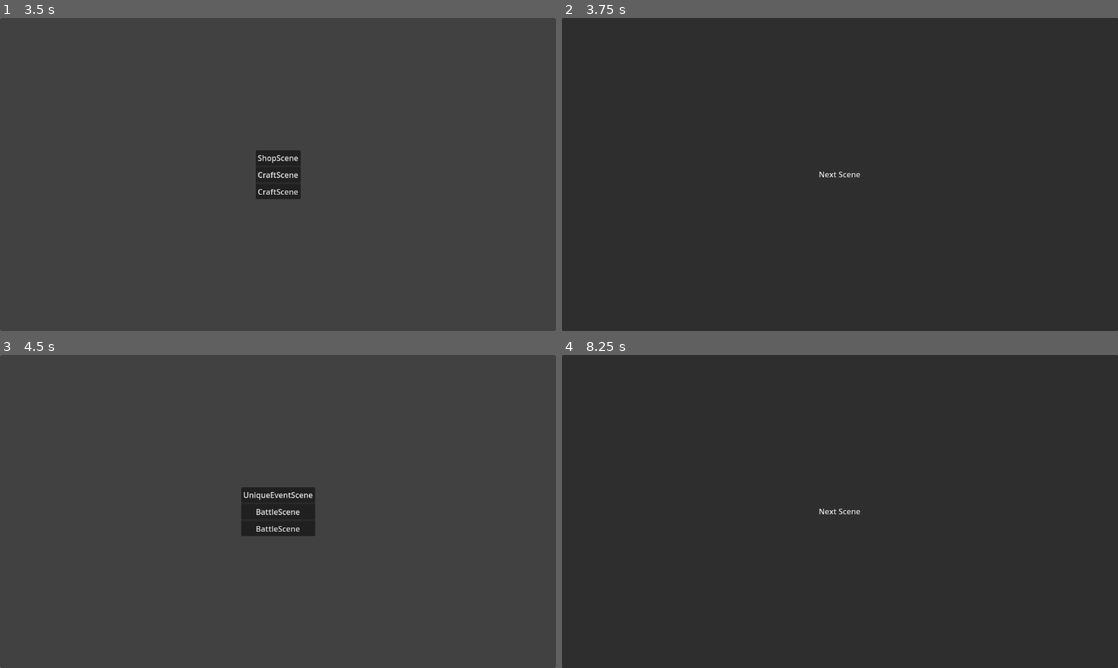
Above: before the commit, frames 1-4 (two rows, left to right).
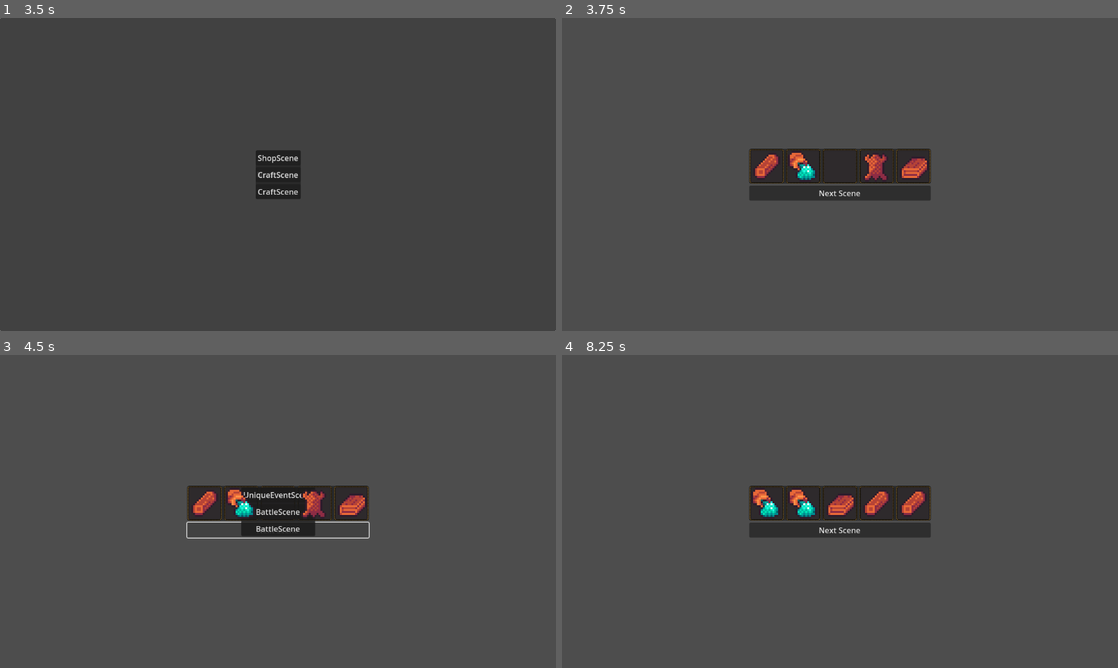
Above: after the commit, the same moments.

Repository: Moonlit-Cafe/MLCProject1
Game: Godot game, scene res://scenes/main.tscn
The game is run twice, just before and just after one commit, with the same random seed, the same clock (stepped at 60 frames per second) and the same inputs.
Inputs:
- Up to frame 1 (3.5 s): click "BattleScene" at 0.5 s; click "Battle" at 1.25 s; click "UniqueEventScene" at 2 s; click "Next Scene" at 2.75 s
- Up to frame 2 (3.75 s): click "ShopScene" at 3.5 s
- Up to frame 3 (4.5 s): click "Next Scene" at 4.25 s
- Up to frame 4 (8.25 s): click "UniqueEventScene" at 5 s; click "Next Scene" at 5.75 s; click "BattleScene" at 6.5 s; click "Battle" at 7.25 s; click "ShopScene" at 8 s

Frame 1 is identical in both runs. In frame 2, 96% of the frame differs, in the area x 0-100%, y 0-100%; in frame 3, 1.9%; in frame 4, 96%.

Commit message:
Shop Scene Added
Made the shop scene functional in that it can generate random items and then you can move said items to inventory . . . so more like free item generator right now.

Diff:
--- a/autoloads/inventory/craft_manager.gd
+++ b/autoloads/inventory/craft_manager.gd
@@ -200,6 +200,9 @@
 		return {}
 
 	return recipe
+
+func get_compendium_size() -> int:
+	return item_compendium.item_reference.size()
 #endregion
 
 ## Grabs the specific portion of the texture to then set to the ItemNode's texture
@@ -210,4 +213,3 @@
 	return_texture.atlas = texture_atlas
 	return_texture.region = Rect2(pos * texture_grid_size, texture_grid_size)
 	return return_texture
-#endregion
--- a/mechanics/inventory/item_node.gd
+++ b/mechanics/inventory/item_node.gd
@@ -175,12 +175,13 @@
 	position = Vector2.ZERO
 
 func _swap_with_slot(slot: InventorySlot) -> void:
-	var other_item = slot.take_item()
+	var other_item = slot.held_item
 	var original_parent = get_parent()
 
 	_move_to_slot(slot)
 
 	if other_item and original_parent:
+		other_item.get_parent().remove_child(other_item)
 		original_parent.add_child(other_item)
 		other_item.position = Vector2.ZERO
 
--- a/mechanics/items/item_compendium.tres
+++ b/mechanics/items/item_compendium.tres
@@ -1,23 +1,12 @@
-[gd_resource type="Resource" script_class="ItemCompendium" load_steps=13 format=3 uid="uid://c1eci1cb46wlw"]
+[gd_resource type="Resource" script_class="ItemCompendium" load_steps=2 format=3 uid="uid://c1eci1cb46wlw"]
 
 [ext_resource type="Script" uid="uid://50a7am8a0d5o" path="res://mechanics/items/res_def/item_compendium.gd" id="1_8owe3"]
-[ext_resource type="Script" uid="uid://dca1q5xvjoikt" path="res://mechanics/items/res_def/equippable_item.gd" id="1_rmp36"]
-[ext_resource type="Script" uid="uid://4icxts2q6dqg" path="res://mechanics/items/res_def/material_item.gd" id="2_ct0xq"]
-[ext_resource type="Resource" uid="uid://bscxov3hd6xwq" path="res://mechanics/items/equippable/test_cap.tres" id="2_tgj3l"]
-[ext_resource type="Resource" uid="uid://duelyegtmghik" path="res://mechanics/items/materials/woods/test_wood.tres" id="3_jix8v"]
-[ext_resource type="Resource" uid="uid://2n5ltxuu1jul" path="res://mechanics/items/materials/metals/test_metal.tres" id="4_e45lt"]
-[ext_resource type="Script" uid="uid://hial2a052mma" path="res://mechanics/items/res_def/weapon_item.gd" id="4_es63h"]
-[ext_resource type="Resource" uid="uid://dk3dhmnkqwybq" path="res://mechanics/items/materials/leathers/test_leather.tres" id="5_cji0a"]
-[ext_resource type="Resource" uid="uid://yqu5l0gp32ga" path="res://mechanics/items/materials/dusts/test_dust.tres" id="6_cji0a"]
-[ext_resource type="Script" uid="uid://dijil5rrnh04y" path="res://mechanics/items/res_def/power_core_item.gd" id="6_tgj3l"]
-[ext_resource type="Resource" uid="uid://c2ds7ii8iuka3" path="res://mechanics/items/materials/cloths/test_cloth.tres" id="7_tgj3l"]
-[ext_resource type="Script" uid="uid://dv7c7trx5t3hp" path="res://mechanics/items/res_def/usable_item.gd" id="8_5p0i3"]
 
 [resource]
 script = ExtResource("1_8owe3")
-material_compendium = Array[ExtResource("2_ct0xq")]([ExtResource("3_jix8v"), ExtResource("4_e45lt"), ExtResource("5_cji0a"), ExtResource("6_cji0a"), ExtResource("7_tgj3l")])
-usable_compendium = Array[ExtResource("8_5p0i3")]([])
-equip_compendium = Array[ExtResource("1_rmp36")]([ExtResource("2_tgj3l")])
-weapon_compendium = Array[ExtResource("4_es63h")]([])
-powercore_compendium = Array[ExtResource("6_tgj3l")]([])
+material_compendium = "res://mechanics/items/materials"
+usable_compendium = "res://mechanics/items/usable"
+equip_compendium = "res://mechanics/items/equippable"
+weapon_compendium = ""
+powercore_compendium = ""
 metadata/_custom_type_script = "uid://50a7am8a0d5o"
--- a/mechanics/items/materials/dusts/test_dust.tres
+++ b/mechanics/items/materials/dusts/test_dust.tres
@@ -9,8 +9,9 @@
 id = 3
 value = 0
 tags = Array[int]([0])
-texture = Vector2i(0, 0)
+texture = Vector2i(8, 11)
 tooltip = "Just a piece of generic, no textured dust!"
 tier = 0
-max_stack = 99
+equip_loc = 0
+max_stack_size = 99
 metadata/_custom_type_script = "uid://4icxts2q6dqg"
--- a/mechanics/items/materials/leathers/test_leather.tres
+++ b/mechanics/items/materials/leathers/test_leather.tres
@@ -9,8 +9,9 @@
 id = 2
 value = 1
 tags = Array[int]([0])
-texture = Vector2i(0, 0)
+texture = Vector2i(11, 12)
 tooltip = "Just a piece of generic, no textured leather!"
 tier = 0
-max_stack = 99
+equip_loc = 0
+max_stack_size = 99
 metadata/_custom_type_script = "uid://4icxts2q6dqg"
--- a/mechanics/items/materials/metals/test_metal.tres
+++ b/mechanics/items/materials/metals/test_metal.tres
@@ -9,8 +9,9 @@
 id = 1
 value = 2
 tags = Array[int]([0])
-texture = Vector2i(0, 0)
+texture = Vector2i(1, 9)
 tooltip = "This is a piece of generic, no textured metal!"
 tier = 0
-max_stack = 99
+equip_loc = 0
+max_stack_size = 99
 metadata/_custom_type_script = "uid://4icxts2q6dqg"
--- a/mechanics/items/materials/woods/test_wood.tres
+++ b/mechanics/items/materials/woods/test_wood.tres
@@ -9,8 +9,9 @@
 id = 0
 value = 1
 tags = Array[int]([0])
-texture = Vector2i(0, 0)
+texture = Vector2i(9, 12)
 tooltip = "This is a piece of generic, no textured wood!"
 tier = 0
-max_stack = 99
+equip_loc = 0
+max_stack_size = 99
 metadata/_custom_type_script = "uid://4icxts2q6dqg"
--- a/mechanics/items/res_def/item_compendium.gd
+++ b/mechanics/items/res_def/item_compendium.gd
@@ -1,40 +1,31 @@
 ## Holds the data for all existing items in the game.
 class_name ItemCompendium extends Resource
 
-@export var material_compendium : Array[MaterialItem]
-@export var usable_compendium : Array[UsableItem]
-@export var equip_compendium : Array[EquippableItem]
-@export var weapon_compendium : Array[WeaponItem]
-@export var powercore_compendium : Array[PowerCoreItem]
+@export_dir var material_compendium : String
+@export_dir var usable_compendium : String
+@export_dir var equip_compendium : String
+@export_dir var weapon_compendium : String
+@export_dir var powercore_compendium : String
 var item_reference : Array[Item]
 
 func init() -> void:
-	for item in material_compendium:
-		item_reference.append(item)
-	material_compendium.clear()
+	load_items(material_compendium)
+	load_items(usable_compendium)
+	load_items(equip_compendium)
+	load_items(weapon_compendium)
+	load_items(powercore_compendium)
 
-	for item in usable_compendium:
-		item_reference.append(item)
-	usable_compendium.clear()
+	print(item_reference)
+	# TODO: Put a sort function here to sort the items by id, but also assign IDs in the right order.
 
-	for item in equip_compendium:
-		item_reference.append(item)
-	equip_compendium.clear()
+func load_items(path: String) -> void:
+	if path == "":
+		return
 
-	for item in weapon_compendium:
-		item_reference.append(item)
-	weapon_compendium.clear()
-
-	for item in powercore_compendium:
-		item_reference.append(item)
-	powercore_compendium.clear()
-
-	for i in range(item_reference.size()):
-		if i < item_reference.size() - 2:
-			if item_reference.get(i).id < item_reference.get(i).id:
-				continue
-			else:
-				var item_1 = item_reference.get(i)
-				var item_2 = item_reference.get(i + 1)
-				item_reference.set(i, item_2)
-				item_reference.set(i + 1, item_1)
+	var dir = ResourceLoader.list_directory(path)
+	for dir_item in dir:
+		if "/" in dir_item:
+			load_items(path + "/" + dir_item)
+		else:
+			var item = FileHelper.load_asset(path + "/" + dir_item)
+			item_reference.append(item)
--- a/scenes/events/shop_scene.gd
+++ b/scenes/events/shop_scene.gd
@@ -1,4 +1,19 @@
 extends BaseEventScene
+
+@export var shop_slots : HBoxContainer
+
+# FIXME: There's regual inventory movement mechanics within the shop, we'll section it off later.
+func _ready() -> void:
+	_generate_shop()
+
+func _generate_shop() -> void:
+	var compendium_size := CraftManager.get_compendium_size()
+	for slot in shop_slots.get_children():
+		if slot is not InventorySlot:
+			break
+
+		var item := CraftManager.find_item_by_id(randi_range(0, compendium_size - 1))
+		slot.generate_item(item.i_name)
 
 func _on_pressed() -> void:
 	SceneManager.load_next_scene()
--- a/scenes/events/shop_scene.tscn
+++ b/scenes/events/shop_scene.tscn
@@ -1,8 +1,9 @@
-[gd_scene load_steps=2 format=3 uid="uid://dcub7v16acou0"]
+[gd_scene load_steps=3 format=3 uid="uid://dcub7v16acou0"]
 
 [ext_resource type="Script" uid="uid://b2bhto4v4aq7h" path="res://scenes/events/shop_scene.gd" id="1_d4n0x"]
+[ext_resource type="PackedScene" uid="uid://b0y3kn16q733f" path="res://ui/inventory_slot.tscn" id="2_1elkd"]
 
-[node name="ShopScene" type="Control"]
+[node name="ShopScene" type="Control" node_paths=PackedStringArray("shop_slots")]
 layout_mode = 3
 anchors_preset = 15
 anchor_right = 1.0
@@ -10,14 +11,47 @@
 grow_horizontal = 2
 grow_vertical = 2
 script = ExtResource("1_d4n0x")
+shop_slots = NodePath("VBoxContainer/PanelContainer/HBoxContainer")
 
-[node name="Button" type="Button" parent="."]
+[node name="VBoxContainer" type="VBoxContainer" parent="."]
 layout_mode = 1
-anchors_preset = 15
-anchor_right = 1.0
-anchor_bottom = 1.0
+anchors_preset = 8
+anchor_left = 0.5
+anchor_top = 0.5
+anchor_right = 0.5
+anchor_bottom = 0.5
+offset_left = -20.0
+offset_top = -20.0
+offset_right = 20.0
+offset_bottom = 20.0
 grow_horizontal = 2
 grow_vertical = 2
+
+[node name="PanelContainer" type="PanelContainer" parent="VBoxContainer"]
+custom_minimum_size = Vector2(0, 64)
+layout_mode = 2
+size_flags_horizontal = 3
+
+[node name="HBoxContainer" type="HBoxContainer" parent="VBoxContainer/PanelContainer"]
+layout_mode = 2
+
+[node name="InventorySlot" parent="VBoxContainer/PanelContainer/HBoxContainer" instance=ExtResource("2_1elkd")]
+layout_mode = 2
+
+[node name="InventorySlot2" parent="VBoxContainer/PanelContainer/HBoxContainer" instance=ExtResource("2_1elkd")]
+layout_mode = 2
+
+[node name="InventorySlot3" parent="VBoxContainer/PanelContainer/HBoxContainer" instance=ExtResource("2_1elkd")]
+layout_mode = 2
+
+[node name="InventorySlot4" parent="VBoxContainer/PanelContainer/HBoxContainer" instance=ExtResource("2_1elkd")]
+layout_mode = 2
+
+[node name="InventorySlot5" parent="VBoxContainer/PanelContainer/HBoxContainer" instance=ExtResource("2_1elkd")]
+layout_mode = 2
+
+[node name="Button" type="Button" parent="VBoxContainer"]
+layout_mode = 2
 text = "Next Scene"
 
-[connection signal="pressed" from="Button" to="." method="_on_pressed"]
+[connection signal="pressed" from="VBoxContainer/Button" to="." method="_on_pressed"]
--- a/ui/inventory_slot.gd
+++ b/ui/inventory_slot.gd
@@ -21,8 +21,11 @@
 #region Item Handling
 func generate_item(i_name: StringName, count : int = 1) -> void:
 	var node : ItemNode = item_node.instantiate()
-	node.item = CraftManager.find_item(i_name)
+	node.item = CraftManager.find_item(i_name.to_snake_case())
+	print(node.item.i_name)
 	node.count = count
+	add_child(node)
+	held_item = node
 
 # Handle item combining logic
 func can_combine_with(other_item: ItemNode) -> bool:
--- a/ui/player_hud.gd
+++ b/ui/player_hud.gd
@@ -13,14 +13,9 @@
 		container.columns = inv_size.x
 
 	_generate_inventory()
+	_generate_random_itemnodes(5)
 
 func _generate_inventory() -> void:
-	for y in range(inv_size.y):
-		#inventory.append([])
-		for x in range(inv_size.x):
-			var new_slot : InventorySlot = inv_slot.instantiate()
-			new_slot.inv_position = Vector2i(x, y)
-			container.add_child(new_slot)
 	for slot in range(inv_size.x * inv_size.y):
 		var new_slot : InventorySlot = inv_slot.instantiate()
 		container.add_child(new_slot)
--- a/ui/player_hud.tscn
+++ b/ui/player_hud.tscn
@@ -8,13 +8,33 @@
 [node name="PlayerHud" type="CanvasLayer" node_paths=PackedStringArray("container")]
 script = ExtResource("1_w11uw")
 rand_item = ExtResource("2_7pawb")
-container = NodePath("Inventory")
+container = NodePath("HBoxContainer/InventoryContainer/MarginContainer/Inventory")
 inv_slot = ExtResource("1_n0n2g")
 inv_node = ExtResource("1_1m6my")
 
-[node name="Inventory" type="GridContainer" parent="."]
-anchors_preset = 9
+[node name="HBoxContainer" type="HBoxContainer" parent="."]
+anchors_preset = -1
+anchor_right = 0.4
 anchor_bottom = 1.0
 grow_vertical = 2
+
+[node name="EquipmentContainer" type="PanelContainer" parent="HBoxContainer"]
+layout_mode = 2
+size_flags_horizontal = 3
+
+[node name="InventoryContainer" type="PanelContainer" parent="HBoxContainer"]
+layout_mode = 2
+size_flags_horizontal = 3
+size_flags_stretch_ratio = 2.0
+
+[node name="MarginContainer" type="MarginContainer" parent="HBoxContainer/InventoryContainer"]
+layout_mode = 2
+theme_override_constants/margin_left = 5
+theme_override_constants/margin_top = 5
+theme_override_constants/margin_right = 5
+theme_override_constants/margin_bottom = 5
+
+[node name="Inventory" type="GridContainer" parent="HBoxContainer/InventoryContainer/MarginContainer"]
+layout_mode = 2
 size_flags_horizontal = 3
 size_flags_vertical = 3
Not shown, changed: addons/Todo_Manager/todo.cfg
